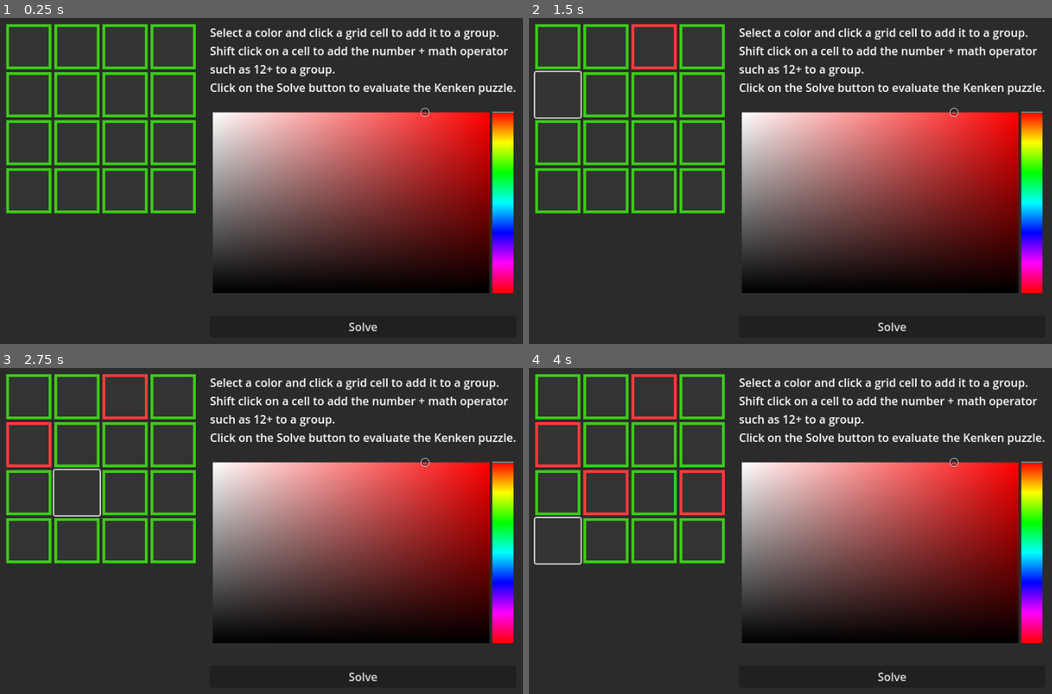
Above: before the commit, frames 1-4 (two rows, left to right).
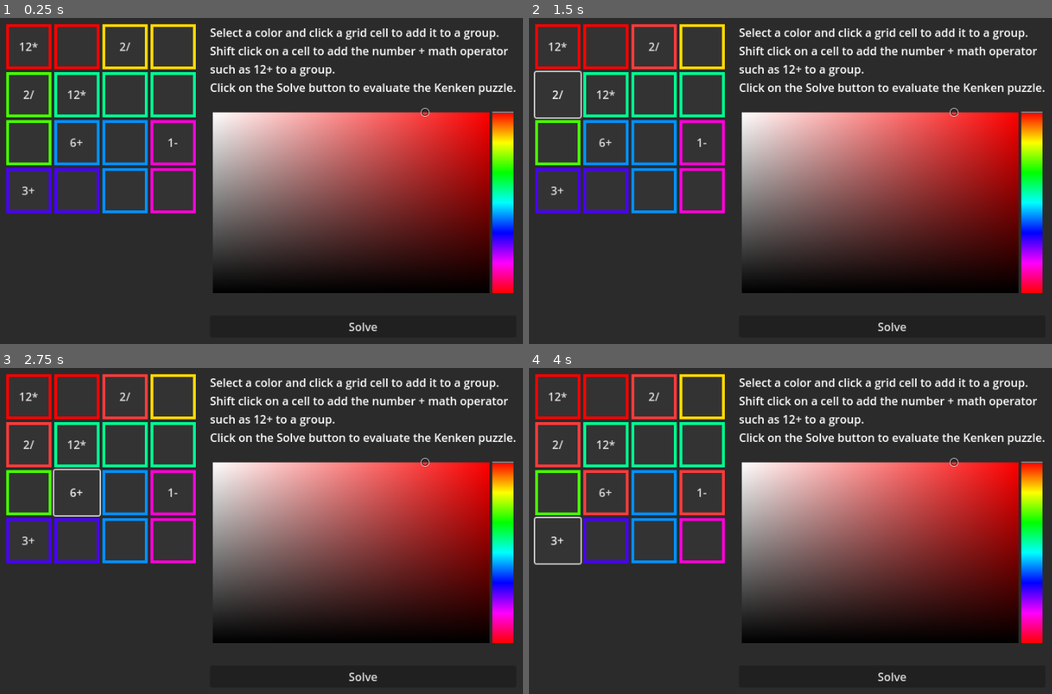
Above: after the commit, the same moments.

Repository: andrew-wilkes/godot-kenken
Game: Godot game, scene res://main.tscn
The game is run twice, just before and just after one commit, with the same random seed, the same clock (stepped at 60 frames per second) and the same inputs.
Inputs (mouse positions are in pixels of both pictures, inside the frame that each line leads up to):
- Up to frame 1 (0.25 s): no input
- Up to frame 2 (1.5 s): click (654, 47) at 0.5 s, where only the run after the commit has a clickable "2/"; click (560, 96) at 1.25 s, where only the run after the commit has a clickable "2/"
- Up to frame 3 (2.75 s): click (78, 491) at 2 s, where only the run after the commit has a clickable "6+"
- Up to frame 4 (4 s): click (701, 491) at 2.75 s, where only the run after the commit has a clickable "1-"; click (560, 540) at 3.5 s, where only the run after the commit has a clickable "3+"

The runs differ from the first frame. In frame 1, 5.5% of the frame differs, in the area x 1-38%, y 1-60%; in frame 2, 4.9%; in frame 3, 4.6%; in frame 4, 3.9%.

Commit message:
Add debug features

Diff:
--- a/kenken/Main.gd
+++ b/kenken/Main.gd
@@ -29,9 +29,10 @@
 	#test_get_candidates_for_cell()
 	#test_target_matched()
 	#test_evaluate_cage()
-	test_get_number_sets_for_cage()
+	#test_get_number_sets_for_cage()
 	#test_get_number_combos_for_set()
 	#test_valid_grid()
+	preset_grid()
 
 
 func on_button_clicked(b: Button):
@@ -52,6 +53,7 @@
 
 func _on_solve_pressed():
 	grid_numbers.fill(0)
+	cages.clear()
 	extract_cages()
 	set_number_sets()
 	if apply_numbers_to_grid(0):
@@ -79,7 +81,8 @@
 
 func set_number_sets():
 	for cage in cages.values():
-		cage.number_sets = get_number_sets_for_cage(cage.cells, cage.target, cage.op)
+		var number_sets = get_number_sets_for_cage(cage.cells, cage.target, cage.op)
+		cage.number_sets = get_number_combos_for_set(number_sets)
 
 
 func apply_numbers_to_grid(cage_id):
@@ -87,7 +90,7 @@
 		return true
 	for number_set in cages.values()[cage_id].number_sets:
 		for idx in number_set.size():
-			grid_numbers[cages[cage_id].cells[idx]] = number_set[idx]
+			grid_numbers[cages.values()[cage_id].cells[idx]] = number_set[idx]
 		if valid_grid() and apply_numbers_to_grid(cage_id + 1):
 			return true
 	return false
@@ -177,9 +180,9 @@
 			break
 
 
-func get_number_combos_for_set(num_set: Array):
+func get_number_combos_for_set(num_sets: Array):
 	var combos = []
-	for nums in num_set:
+	for nums in num_sets:
 		for idx in nums.size():
 			var combo = []
 			append_num(combo, combos, idx, nums)
@@ -289,6 +292,13 @@
 
 func test_get_number_sets_for_cage():
 	grid_size = 4
+	print(get_number_sets_for_cage([1,1], 12, '*'))
+	print(get_number_sets_for_cage([1,1], 2, '/'))
+	print(get_number_sets_for_cage([1,1,1], 12, '*'))
+	print(get_number_sets_for_cage([1,1,1], 6, '+'))
+	print(get_number_sets_for_cage([1,1], 3, '+'))
+	print(get_number_sets_for_cage([1,1], 1, '-'))
+	print(get_number_sets_for_cage([1,1], 12, '*'))
 	print(get_number_sets_for_cage([1,1,1,1], 6, '+'))
 	print(get_number_sets_for_cage([1,1], 3, '+'))
 	print(get_number_sets_for_cage([1,1,1], 8, '+'))
@@ -305,3 +315,21 @@
 	assert(not valid_grid())
 	grid_numbers = [0,1,2,3, 1,4,3,2, 3,4,1,0, 2,3,0,0] # 4 in col
 	assert(not valid_grid())
+
+
+func preset_grid():
+	var cid = 0.0
+	var color = Color.RED
+	var ops = ["12*", "2/", "2/", "12*", "6+", "3+", "1-"]
+	for cage in [[0,1],[2,3],[4,8],[5,6,7],[9,10,14],[12,13],[11,15]]:
+		color.h = cid / 7.0
+		for idx in cage.size():
+			var b = %Grid.get_child(cage[idx])
+			var style_box = b.get("theme_override_styles/normal")
+			style_box.border_color = color
+			b.set_meta("cage_id", cid)
+			if idx == 0:
+				b.text = ops[cid]
+			else:
+				b.text = ""
+		cid += 1.0
